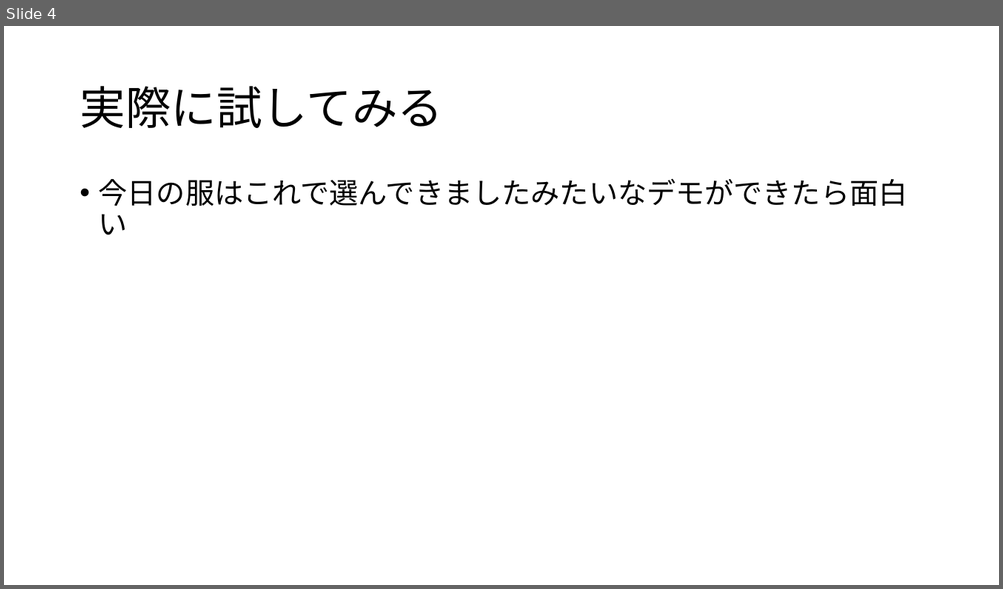
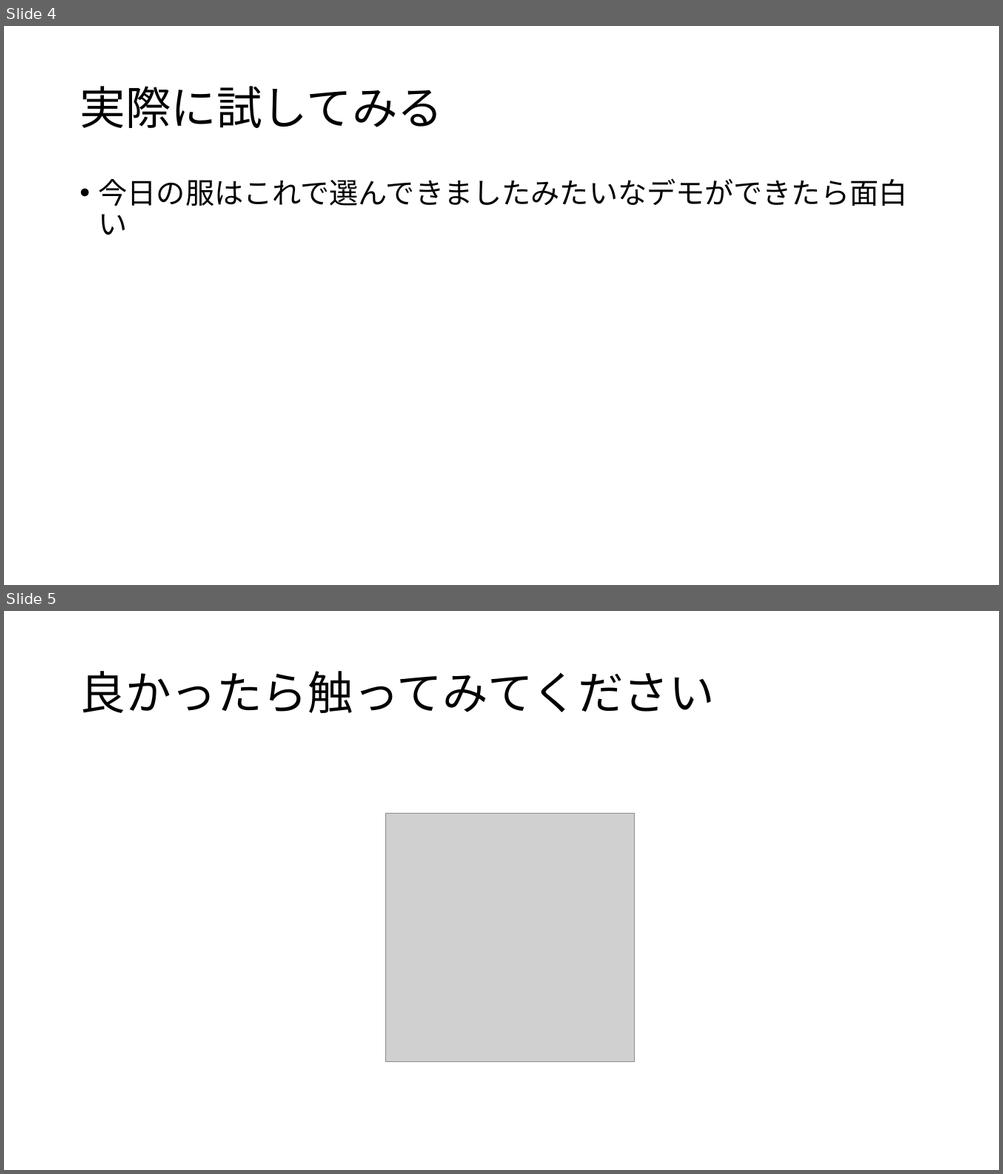
Before and after one commit to amo-yotakenoko/color-suggester, a slide deck: slide.pptx. Shown one above the other, each under a label of ours: slide 4 before the commit, slides 4 and 5 after it. The pictures are 1003x589 and 1003x1174 pixels, drawn with LibreOffice and Linux fonts; fonts in the diff are those of the drawing; grey boxes stand for pictures. Boxes give left, top, right and bottom in pixels: in the first picture for what was removed or moved away, otherwise in the second. Text is boxed around its words. In the diff, an @@ line names an element or a change of style, - is before the commit and + after.

```diff
--- a/slide.pptx
+++ b/slide.pptx
@@ slide 5 added at [4,611,999,1170], background #FFFFFF @@
@@ title added at [79,671,714,713], 44 pt, text #000000 @@
+良かったら触ってみてください
@@ picture added at [385,813,634,1062] @@
```
Also in this commit, not shown: 2 slides changed, 1 slide removed, 6 other files.
